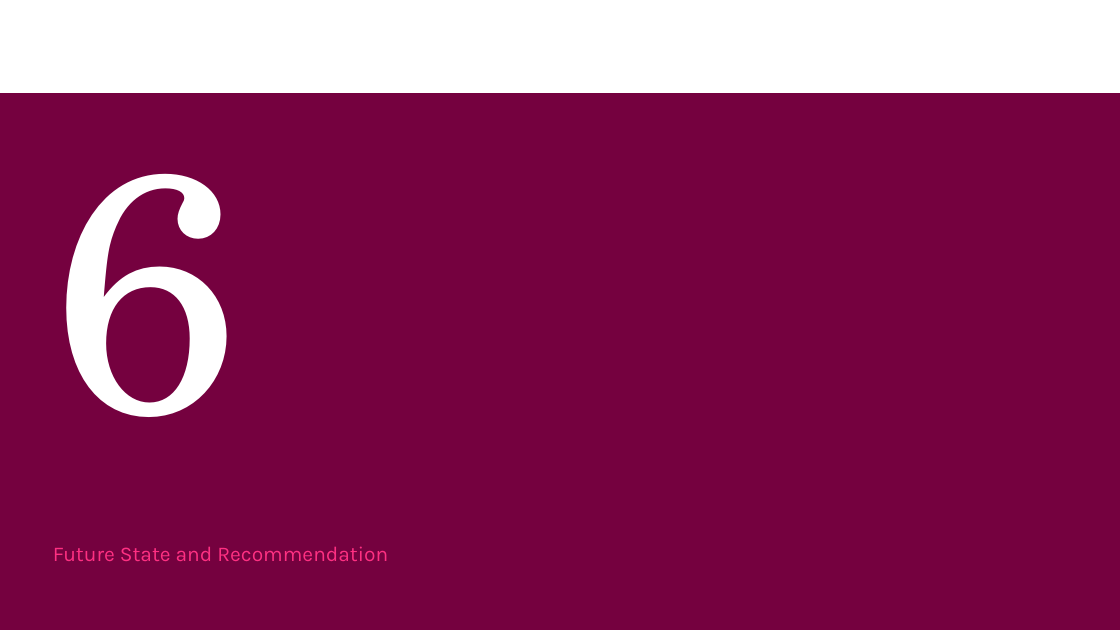
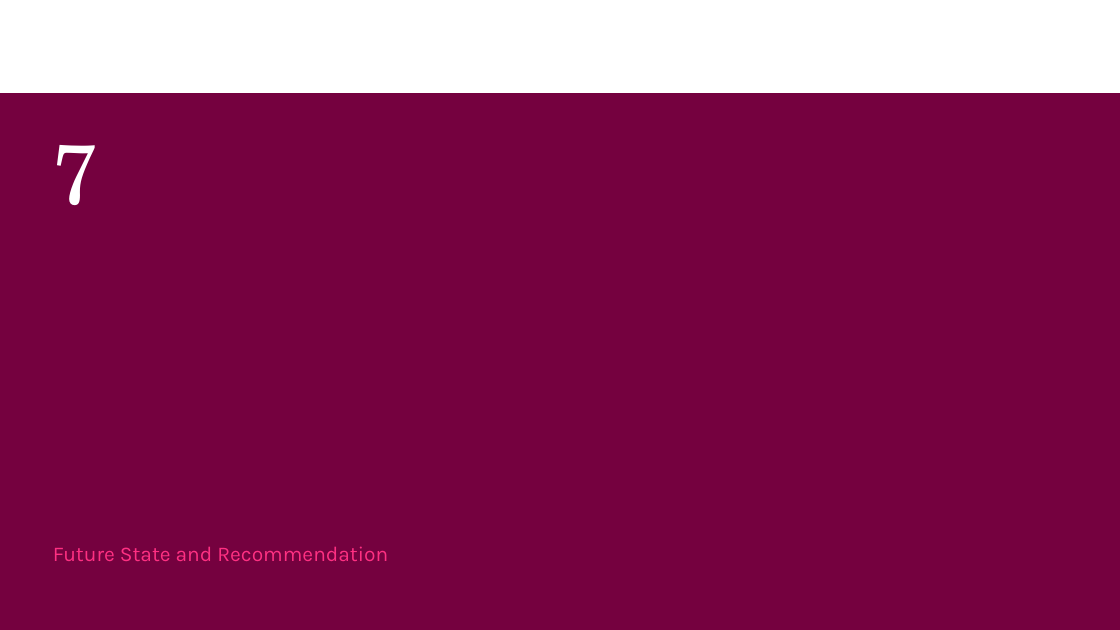
Before and after one commit to orlandojmarin/nyc-taxi-capstone, a slide deck: slide 25 of docs/Capstone_Presentation.pptx (slide 20 before the commit). Drawn at 1120x630 pixels with LibreOffice and Linux fonts; fonts in the diff are those of the drawing. Boxes give left, top, right and bottom in pixels: in the first picture for what was removed or moved away, otherwise in the second. Text is boxed around its words. In the diff, an @@ line names an element or a change of style, - is before the commit and + after.

```diff
--- a/docs/Capstone_Presentation.pptx
+++ b/docs/Capstone_Presentation.pptx
@@ title at <box>52,145,99,205</box>: text changed; size 290 to 72 pt @@
-6
+7
```
Also in this commit, not shown: 8 other slides changed, 7 slides added, 2 slides removed, 3 other files.
